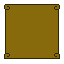
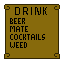
Revision of a layered 64 × 64 image; what changed, layer by layer:
showed "speisekarte-inhalt", painted on it over [10, 7, 47, 48]
